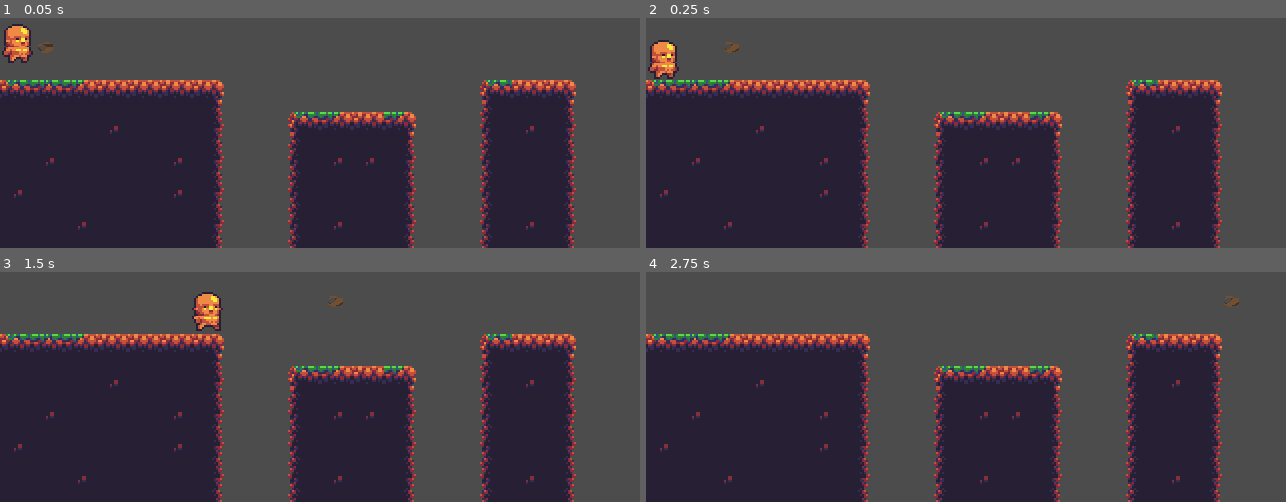
Above: before the commit, frames 1-4 (two rows, left to right).
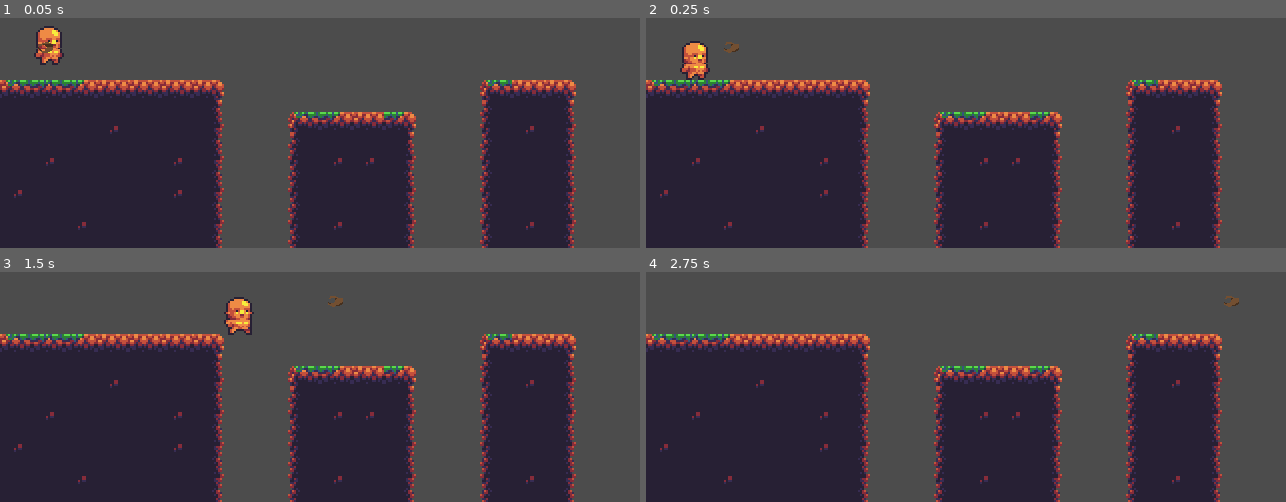
Above: after the commit, the same moments.

Repository: John2324/GameJam
Game: Godot game, scene res://Scenes/Stage1.tscn
The game is run twice, just before and just after one commit, with the same random seed, the same clock (stepped at 60 frames per second) and the same inputs.
Inputs:
- Up to frame 1 (0.05 s): no input
- Up to frame 2 (0.25 s): no input
- Up to frame 3 (1.5 s): tap Enter at 0.5 s; hold Right (ui_right) from 0.53 s (still down); tap Space at 0.6, 0.77, 1.07, 1.35 s
- Up to frame 4 (2.75 s): tap Space at 1.52, 1.82, 2.1 s; release Right (ui_right) at 2.03 s; hold Left (ui_left) from 2.03 s (still down)

The runs differ from the first frame. In frame 1, 1.2% of the frame differs, in the area x 0-10%, y 2-21%; in frame 2, 1.3%, in the area x 0-10%, y 9-27%; in frame 3, 1.3%; in frame 4, nothing differs.

Commit message:
Create input map keys

Diff:
--- a/Scenes/player.tscn
+++ b/Scenes/player.tscn
@@ -53,26 +53,20 @@
 } ]
 
 [sub_resource type="CapsuleShape2D" id=11]
-radius = 7.64367
-height = 5.45597
+radius = 6.36614
+height = 5.75467
 
 [node name="player" type="KinematicBody2D"]
-position = Vector2( 24.037, 6.31626 )
 script = ExtResource( 2 )
 __meta__ = {
 "_edit_group_": true
 }
 
-[node name="Position2D" type="Position2D" parent="."]
-position = Vector2( -6.11557, 5.13068 )
-scale = Vector2( 1.02043, 0.964242 )
-
 [node name="AnimatedSprite" type="AnimatedSprite" parent="."]
-position = Vector2( -15.8116, -0.875035 )
 scale = Vector2( 1.02043, 0.964242 )
 frames = SubResource( 10 )
 animation = "idel"
 
 [node name="CollisionShape2D" type="CollisionShape2D" parent="."]
-position = Vector2( -15.4284, 4.83426 )
+position = Vector2( 0.264893, 6.15859 )
 shape = SubResource( 11 )
--- a/Scripts/player.gd
+++ b/Scripts/player.gd
@@ -4,34 +4,28 @@
 const Gravity = 10
 const Jump_Power = -250
 const FLOOR = Vector2(0, -1)
-const fireball = preload ("res://Scenes/FireBall.tscn")
 
 var on_ground = false
-var velocity = Vector2()
+var velocity = Vector2(0,0)
 
 func _physics_process(delta):
-	if Input.is_action_pressed("ui_right"):
+	if Input.is_action_pressed("right"):
 		$AnimatedSprite.flip_h = false
 		velocity.x = SPEED
 		$AnimatedSprite.play('run')
-	elif Input.is_action_pressed("ui_left"):
+	elif Input.is_action_pressed("left"):
 		$AnimatedSprite.flip_h = true
 		$AnimatedSprite.play('run')
 		velocity.x = -SPEED
-
 	else:
-		velocity.x = 0
+		velocity.x = lerp(velocity.x, 0, 0.3)
 		$AnimatedSprite.play('idel')
 
-	if Input.is_action_pressed("ui_up"):
+	if Input.is_action_pressed("up"):
 		if on_ground == true:
 			velocity.y = Jump_Power
 			on_ground = false
 
-	if Input.is_action_just_pressed("KEY_SPACE"):
-		var fireball = fireball.instance()
-		get_parent().add_child(fireball)
-		fireball.postion = $Position2D.global_position
 
 	velocity.y += Gravity
 	if is_on_floor():
--- a/project.godot
+++ b/project.godot
@@ -23,10 +23,45 @@
 
 window/size/width=320
 window/size/height=180
+window/size/borderless=true
 window/size/test_width=1280
 window/size/test_height=720
+window/vsync/use_vsync=false
 window/stretch/mode="2d"
 window/stretch/aspect="keep"
+
+[input]
+
+right={
+"deadzone": 0.5,
+"events": [ Object(InputEventKey,"resource_local_to_scene":false,"resource_name":"","device":0,"alt":false,"shift":false,"control":false,"meta":false,"command":false,"pressed":false,"scancode":16777233,"unicode":0,"echo":false,"script":null)
+, Object(InputEventKey,"resource_local_to_scene":false,"resource_name":"","device":0,"alt":false,"shift":false,"control":false,"meta":false,"command":false,"pressed":false,"scancode":68,"unicode":0,"echo":false,"script":null)
+ ]
+}
+left={
+"deadzone": 0.5,
+"events": [ Object(InputEventKey,"resource_local_to_scene":false,"resource_name":"","device":0,"alt":false,"shift":false,"control":false,"meta":false,"command":false,"pressed":false,"scancode":16777231,"unicode":0,"echo":false,"script":null)
+, Object(InputEventKey,"resource_local_to_scene":false,"resource_name":"","device":0,"alt":false,"shift":false,"control":false,"meta":false,"command":false,"pressed":false,"scancode":65,"unicode":0,"echo":false,"script":null)
+ ]
+}
+up={
+"deadzone": 0.5,
+"events": [ Object(InputEventKey,"resource_local_to_scene":false,"resource_name":"","device":0,"alt":false,"shift":false,"control":false,"meta":false,"command":false,"pressed":false,"scancode":16777232,"unicode":0,"echo":false,"script":null)
+, Object(InputEventKey,"resource_local_to_scene":false,"resource_name":"","device":0,"alt":false,"shift":false,"control":false,"meta":false,"command":false,"pressed":false,"scancode":87,"unicode":0,"echo":false,"script":null)
+ ]
+}
+down={
+"deadzone": 0.5,
+"events": [ Object(InputEventKey,"resource_local_to_scene":false,"resource_name":"","device":0,"alt":false,"shift":false,"control":false,"meta":false,"command":false,"pressed":false,"scancode":16777234,"unicode":0,"echo":false,"script":null)
+, Object(InputEventKey,"resource_local_to_scene":false,"resource_name":"","device":0,"alt":false,"shift":false,"control":false,"meta":false,"command":false,"pressed":false,"scancode":83,"unicode":0,"echo":false,"script":null)
+ ]
+}
+shoot={
+"deadzone": 0.5,
+"events": [ Object(InputEventKey,"resource_local_to_scene":false,"resource_name":"","device":0,"alt":false,"shift":false,"control":false,"meta":false,"command":false,"pressed":false,"scancode":32,"unicode":0,"echo":false,"script":null)
+, Object(InputEventMouseButton,"resource_local_to_scene":false,"resource_name":"","device":0,"alt":false,"shift":false,"control":false,"meta":false,"command":false,"button_mask":0,"position":Vector2( 0, 0 ),"global_position":Vector2( 0, 0 ),"factor":1.0,"button_index":1,"pressed":false,"doubleclick":false,"script":null)
+ ]
+}
 
 [rendering]
 
